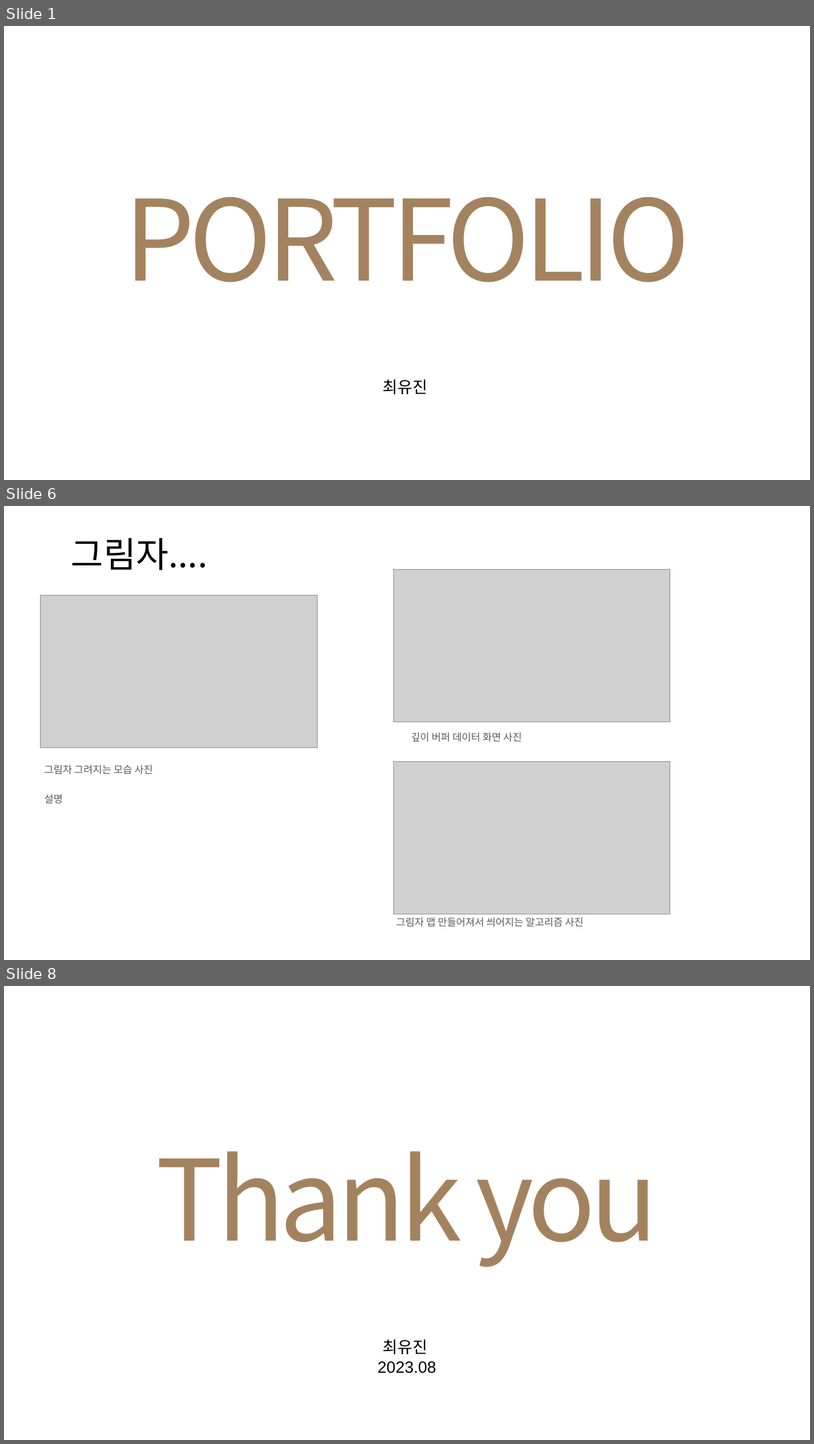
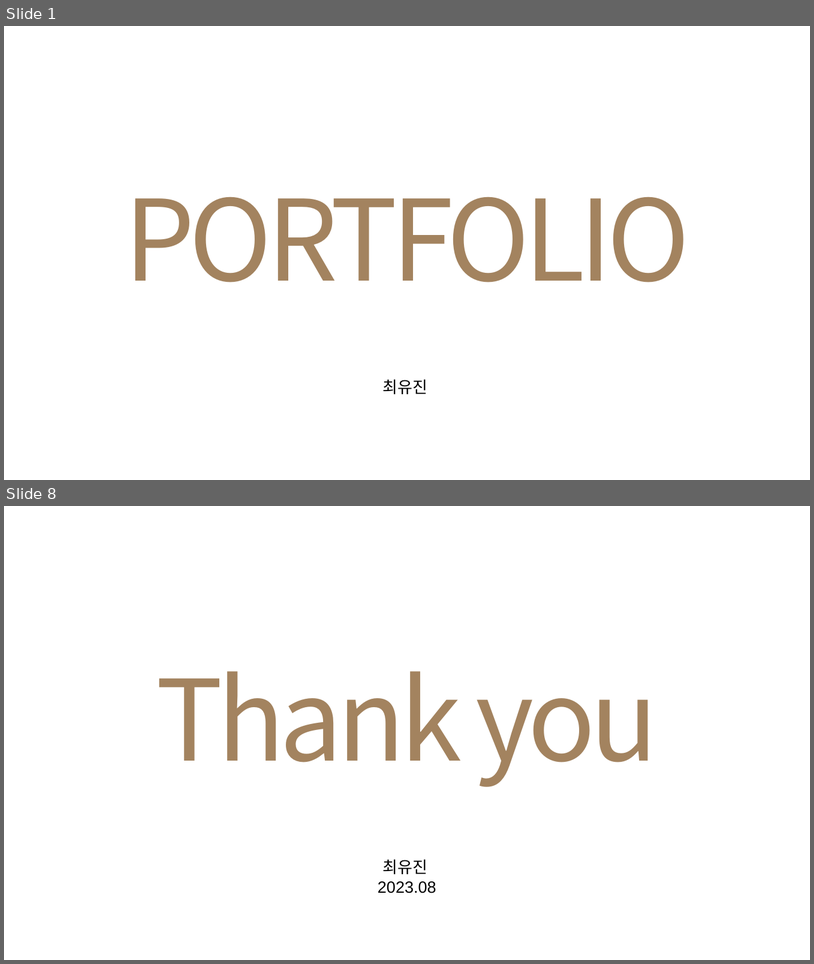
Before and after one commit to Leesiw/StarGiant, a slide deck: 포트폴리오/최유진 포트폴리오.pptx. Shown one above the other, each under a label of ours: slides 1, 6 and 8 before the commit, slides 1 and 8 after it; the slides between them are not shown. The pictures are 814x1444 and 814x964 pixels, drawn with LibreOffice and Linux fonts; fonts in the diff are those of the drawing; grey boxes stand for pictures. Boxes give left, top, right and bottom in pixels: in the first picture for what was removed or moved away, otherwise in the second. Text is boxed around its words. In the diff, an @@ line names an element or a change of style, - is before the commit and + after.

```diff
--- a/포트폴리오/최유진 포트폴리오.pptx
+++ b/포트폴리오/최유진 포트폴리오.pptx
@@ slide 6 removed at box(4, 506, 810, 960), background #FFFFFF @@
@@ text removed at box(71, 538, 208, 570) @@
-그림자....
@@ picture removed at box(393, 570, 671, 722) @@
@@ picture removed at box(40, 595, 317, 748) @@
@@ text removed at box(411, 732, 522, 742) @@
-깊이 버퍼 데이터 화면 사진
@@ text removed at box(44, 765, 153, 774) @@
-그림자 그려지는 모습 사진
@@ picture removed at box(393, 761, 671, 913) @@
@@ text removed at box(44, 794, 63, 804) @@
-설명
@@ text removed at box(396, 917, 584, 927) @@
-그림자 맵 만들어져서 씌어지는 알고리즘 사진
```
Also in this commit, not shown: 4 slides changed, 2 slides added, 1 other slide removed.
